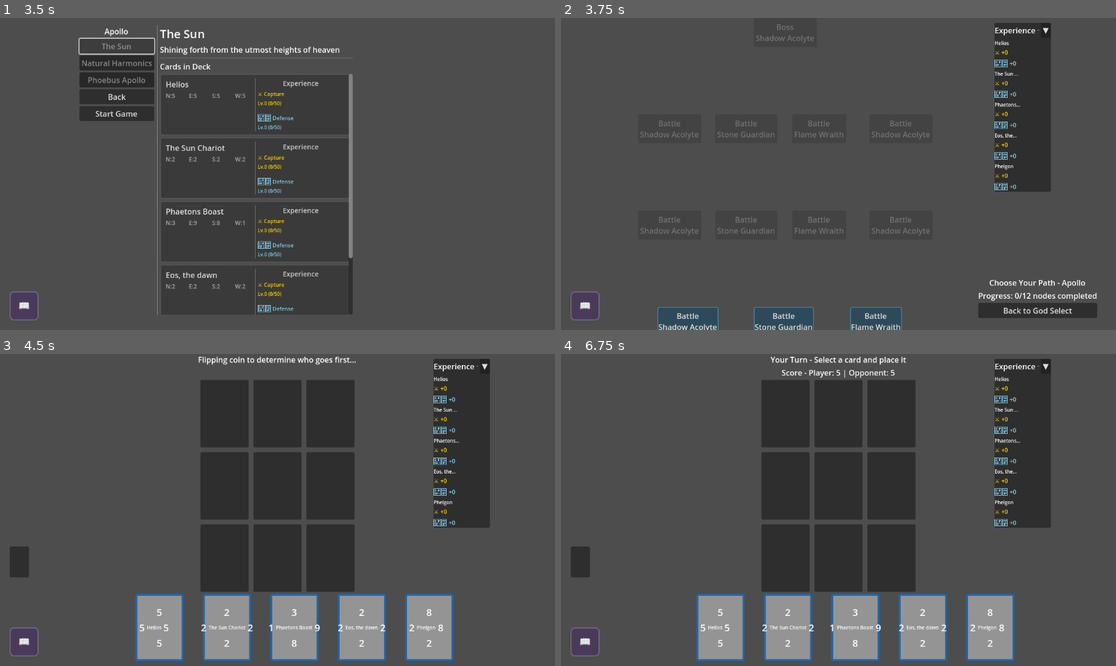
Above: before the commit, frames 1-4 (two rows, left to right).
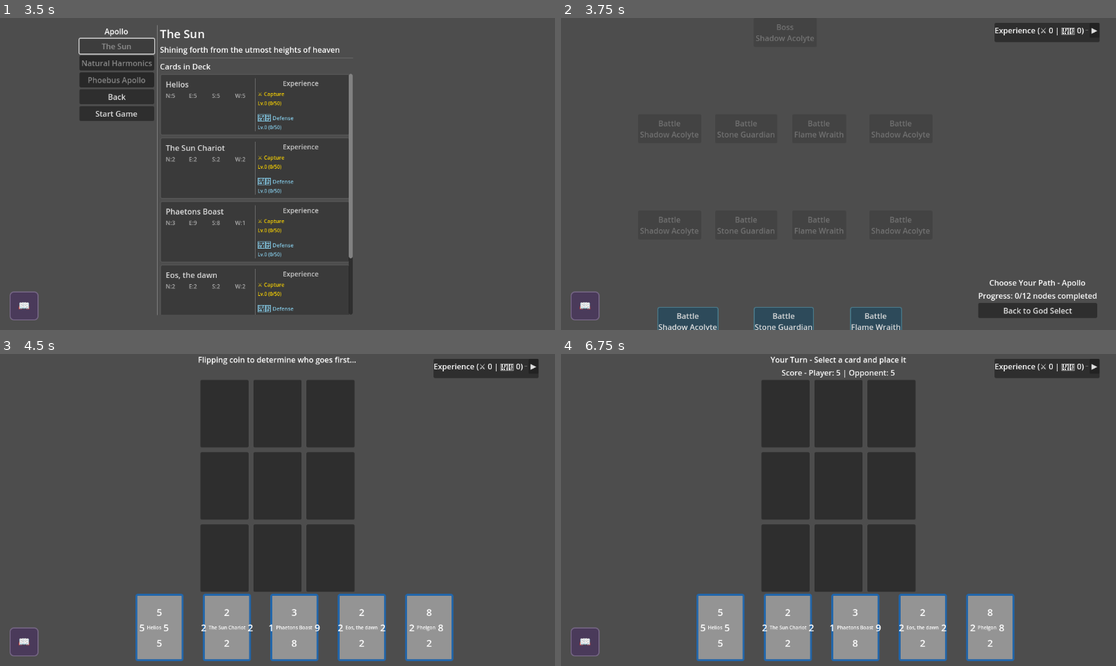
Above: after the commit, the same moments.

Repository: leslieharding/Mnemosyne
Game: Godot game, scene res://Scenes/MainMenu.tscn
The game is run twice, just before and just after one commit, with the same random seed, the same clock (stepped at 60 frames per second) and the same inputs.
Inputs:
- Up to frame 1 (3.5 s): click "New Game" at 0.5 s; click "New Game" at 1.25 s; click "Apollo" at 2 s; click "The Sun" at 2.75 s
- Up to frame 2 (3.75 s): click "Start Game" at 3.5 s
- Up to frame 3 (4.5 s): click "Battle Shadow Acolyte" at 4.25 s
- Up to frame 4 (6.75 s): click "📖" at 5 s; click "▼" (after the commit: "▶") at 5.75 s; click "X" at 6.5 s

Frame 1 is identical in both runs. In frame 2, 5.2% of the frame differs, in the area x 78-97%, y 1-56%; in frame 3, 5.6%, in the area x 1-97%, y 1-72%; in frame 4, 5.6%.

Commit message:
ability info on hover implemented

Diff:
--- a/Resources/Collections/Apollo.tres
+++ b/Resources/Collections/Apollo.tres
@@ -12,8 +12,8 @@
 [sub_resource type="Resource" id="Resource_sfw3d"]
 script = ExtResource("3_dwe15")
 boost_amount = 1
-ability_name = ""
-description = ""
+ability_name = "Stat Boost"
+description = "When attacking, increase your power value by 1"
 unlock_level = 0
 trigger_condition = 0
 metadata/_custom_type_script = "uid://bqbrhjegh1g6e"
--- a/Scenes/ApolloGame.tscn
+++ b/Scenes/ApolloGame.tscn
@@ -38,10 +38,12 @@
 size_flags_vertical = 4
 
 [node name="CardInfoPanel" type="PanelContainer" parent="."]
+visible = false
+custom_minimum_size = Vector2(300, 200)
 offset_left = 20.0
-offset_top = 400.0
-offset_right = 60.0
-offset_bottom = 440.0
+offset_top = 285.0
+offset_right = 320.0
+offset_bottom = 485.0
 
 [node name="MarginContainer" type="MarginContainer" parent="CardInfoPanel"]
 layout_mode = 2
@@ -53,11 +55,85 @@
 [node name="VBoxContainer" type="VBoxContainer" parent="CardInfoPanel/MarginContainer"]
 layout_mode = 2
 
-[node name="CardNameLabel" type="Label" parent="CardInfoPanel/MarginContainer/VBoxContainer"]
+[node name="HBoxContainer" type="HBoxContainer" parent="CardInfoPanel/MarginContainer/VBoxContainer"]
+layout_mode = 2
+
+[node name="LeftSection" type="VBoxContainer" parent="CardInfoPanel/MarginContainer/VBoxContainer/HBoxContainer"]
+layout_mode = 2
+size_flags_horizontal = 3
+
+[node name="CardNameLabel" type="Label" parent="CardInfoPanel/MarginContainer/VBoxContainer/HBoxContainer/LeftSection"]
 layout_mode = 2
 theme_override_colors/font_color = Color(1, 1, 1, 1)
 theme_override_font_sizes/font_size = 16
 
-[node name="CardDescriptionLabel" type="Label" parent="CardInfoPanel/MarginContainer/VBoxContainer"]
+[node name="CardDescriptionLabel" type="Label" parent="CardInfoPanel/MarginContainer/VBoxContainer/HBoxContainer/LeftSection"]
 layout_mode = 2
 theme_override_font_sizes/font_size = 12
+autowrap_mode = 3
+
+[node name="HSeparator" type="HSeparator" parent="CardInfoPanel/MarginContainer/VBoxContainer/HBoxContainer/LeftSection"]
+custom_minimum_size = Vector2(0, 10)
+layout_mode = 2
+
+[node name="AbilityNameLabel" type="Label" parent="CardInfoPanel/MarginContainer/VBoxContainer/HBoxContainer/LeftSection"]
+layout_mode = 2
+theme_override_colors/font_color = Color(1, 0.843137, 0, 1)
+theme_override_font_sizes/font_size = 14
+text = "Ability Name"
+autowrap_mode = 3
+
+[node name="AbilityDescriptionLabel" type="Label" parent="CardInfoPanel/MarginContainer/VBoxContainer/HBoxContainer/LeftSection"]
+layout_mode = 2
+theme_override_colors/font_color = Color(0.8, 0.8, 0.8, 1)
+theme_override_font_sizes/font_size = 11
+text = "Ability Description goes here"
+autowrap_mode = 3
+
+[node name="RightSection" type="VBoxContainer" parent="CardInfoPanel/MarginContainer/VBoxContainer/HBoxContainer"]
+custom_minimum_size = Vector2(80, 80)
+layout_mode = 2
+size_flags_horizontal = 8
+alignment = 1
+
+[node name="PowerGrid" type="VBoxContainer" parent="CardInfoPanel/MarginContainer/VBoxContainer/HBoxContainer/RightSection"]
+custom_minimum_size = Vector2(60, 60)
+layout_mode = 2
+alignment = 1
+
+[node name="TopRow" type="HBoxContainer" parent="CardInfoPanel/MarginContainer/VBoxContainer/HBoxContainer/RightSection/PowerGrid"]
+layout_mode = 2
+
+[node name="NorthPower" type="Label" parent="CardInfoPanel/MarginContainer/VBoxContainer/HBoxContainer/RightSection/PowerGrid/TopRow"]
+custom_minimum_size = Vector2(20, 20)
+layout_mode = 2
+theme_override_font_sizes/font_size = 14
+text = "5"
+horizontal_alignment = 1
+
+[node name="MiddleRow" type="HBoxContainer" parent="CardInfoPanel/MarginContainer/VBoxContainer/HBoxContainer/RightSection/PowerGrid"]
+layout_mode = 2
+
+[node name="WestPower" type="Label" parent="CardInfoPanel/MarginContainer/VBoxContainer/HBoxContainer/RightSection/PowerGrid/MiddleRow"]
+custom_minimum_size = Vector2(20, 20)
+layout_mode = 2
+theme_override_font_sizes/font_size = 14
+text = "5"
+horizontal_alignment = 1
+
+[node name="EastPower" type="Label" parent="CardInfoPanel/MarginContainer/VBoxContainer/HBoxContainer/RightSection/PowerGrid/MiddleRow"]
+custom_minimum_size = Vector2(20, 20)
+layout_mode = 2
+theme_override_font_sizes/font_size = 14
+text = "5"
+horizontal_alignment = 1
+
+[node name="BottomRow" type="HBoxContainer" parent="CardInfoPanel/MarginContainer/VBoxContainer/HBoxContainer/RightSection/PowerGrid"]
+layout_mode = 2
+
+[node name="SouthPower" type="Label" parent="CardInfoPanel/MarginContainer/VBoxContainer/HBoxContainer/RightSection/PowerGrid/BottomRow"]
+custom_minimum_size = Vector2(20, 20)
+layout_mode = 2
+theme_override_font_sizes/font_size = 14
+text = "5"
+horizontal_alignment = 1
--- a/Scenes/ExpPanel.tscn
+++ b/Scenes/ExpPanel.tscn
@@ -36,7 +36,8 @@
 
 [node name="CollapseButton" type="Button" parent="PanelContainer/MarginContainer/VBoxContainer/HBoxContainer"]
 layout_mode = 2
-text = "▼"
+text = "▶"
 
 [node name="CardContainer" type="VBoxContainer" parent="PanelContainer/MarginContainer/VBoxContainer"]
+visible = false
 layout_mode = 2
--- a/Scripts/apollo_game.gd
+++ b/Scripts/apollo_game.gd
@@ -45,13 +45,20 @@
 var opponent_is_thinking: bool = false
 
 # UI References
+
 @onready var hand_container = $VBoxContainer/HBoxContainer
 @onready var board_container = $VBoxContainer/GameGrid
 @onready var game_status_label = $VBoxContainer/Title
 @onready var deck_name_label = $VBoxContainer/DeckName
 @onready var card_info_panel = $CardInfoPanel
-@onready var card_name_display = $CardInfoPanel/MarginContainer/VBoxContainer/CardNameLabel
-@onready var card_description_display = $CardInfoPanel/MarginContainer/VBoxContainer/CardDescriptionLabel
+@onready var card_name_display = $CardInfoPanel/MarginContainer/VBoxContainer/HBoxContainer/LeftSection/CardNameLabel
+@onready var card_description_display = $CardInfoPanel/MarginContainer/VBoxContainer/HBoxContainer/LeftSection/CardDescriptionLabel
+@onready var ability_name_display = $CardInfoPanel/MarginContainer/VBoxContainer/HBoxContainer/LeftSection/AbilityNameLabel
+@onready var ability_description_display = $CardInfoPanel/MarginContainer/VBoxContainer/HBoxContainer/LeftSection/AbilityDescriptionLabel
+@onready var north_power_display = $CardInfoPanel/MarginContainer/VBoxContainer/HBoxContainer/RightSection/PowerGrid/TopRow/NorthPower
+@onready var east_power_display = $CardInfoPanel/MarginContainer/VBoxContainer/HBoxContainer/RightSection/PowerGrid/MiddleRow/EastPower
+@onready var south_power_display = $CardInfoPanel/MarginContainer/VBoxContainer/HBoxContainer/RightSection/PowerGrid/BottomRow/SouthPower
+@onready var west_power_display = $CardInfoPanel/MarginContainer/VBoxContainer/HBoxContainer/RightSection/PowerGrid/MiddleRow/WestPower
 
 var active_passive_abilities: Dictionary = {}  # position -> array of passive abilities
 
@@ -145,13 +152,37 @@
 		opponent_manager.setup_opponent("Shadow Acolyte", 0)
 
 
+# Handle card hover for info panel
 func _on_card_hovered(card_data: CardResource):
 	if card_data:
 		card_name_display.text = card_data.card_name
 		card_description_display.text = card_data.description
+
+		# Update power numbers in D-pad layout
+		# card.values array is [North, East, South, West]
+		north_power_display.text = str(card_data.values[0])
+		east_power_display.text = str(card_data.values[1])
+		south_power_display.text = str(card_data.values[2])
+		west_power_display.text = str(card_data.values[3])
+
+		# Handle ability information
+		if card_data.abilities.size() > 0:
+			# Show the first ability (cards typically have one main ability)
+			var ability = card_data.abilities[0]
+			ability_name_display.text = ability.ability_name
+			ability_description_display.text = ability.description
+			ability_name_display.visible = true
+			ability_description_display.visible = true
+		else:
+			# Hide ability labels if no abilities
+			ability_name_display.visible = false
+			ability_description_display.visible = false
+
+		# Show the panel now that it's populated with real data
 		card_info_panel.visible = true
 
 func _on_card_unhovered():
+	# Hide the panel when no card is being hovered
 	card_info_panel.visible = false
 
 # Start the game sequence
--- a/Scripts/exp_panel.gd
+++ b/Scripts/exp_panel.gd
@@ -6,7 +6,7 @@
 @onready var collapse_button = $PanelContainer/MarginContainer/VBoxContainer/HBoxContainer/CollapseButton
 @onready var title_label = $PanelContainer/MarginContainer/VBoxContainer/HBoxContainer/TitleLabel
 
-var is_collapsed: bool = false
+var is_collapsed: bool = true
 var card_displays: Dictionary = {}  # card_index -> mini card display
 
 func _ready():
@@ -16,6 +16,15 @@
 
 	# Connect collapse button
 	collapse_button.pressed.connect(_on_collapse_toggled)
+
+	# Start in collapsed state with proper title format
+	card_container.visible = false
+	collapse_button.text = "▶"
+	is_collapsed = true
+
+	# Set the initial title to match the collapsed format
+	var totals = get_node("/root/RunExperienceTrackerAutoload").get_total_experience()
+	title_label.text = "Experience (⚔️ " + str(totals["capture_exp"]) + " | 🛡️ " + str(totals["defense_exp"]) + ")"
 
 
 # Set up the panel with the current deck
